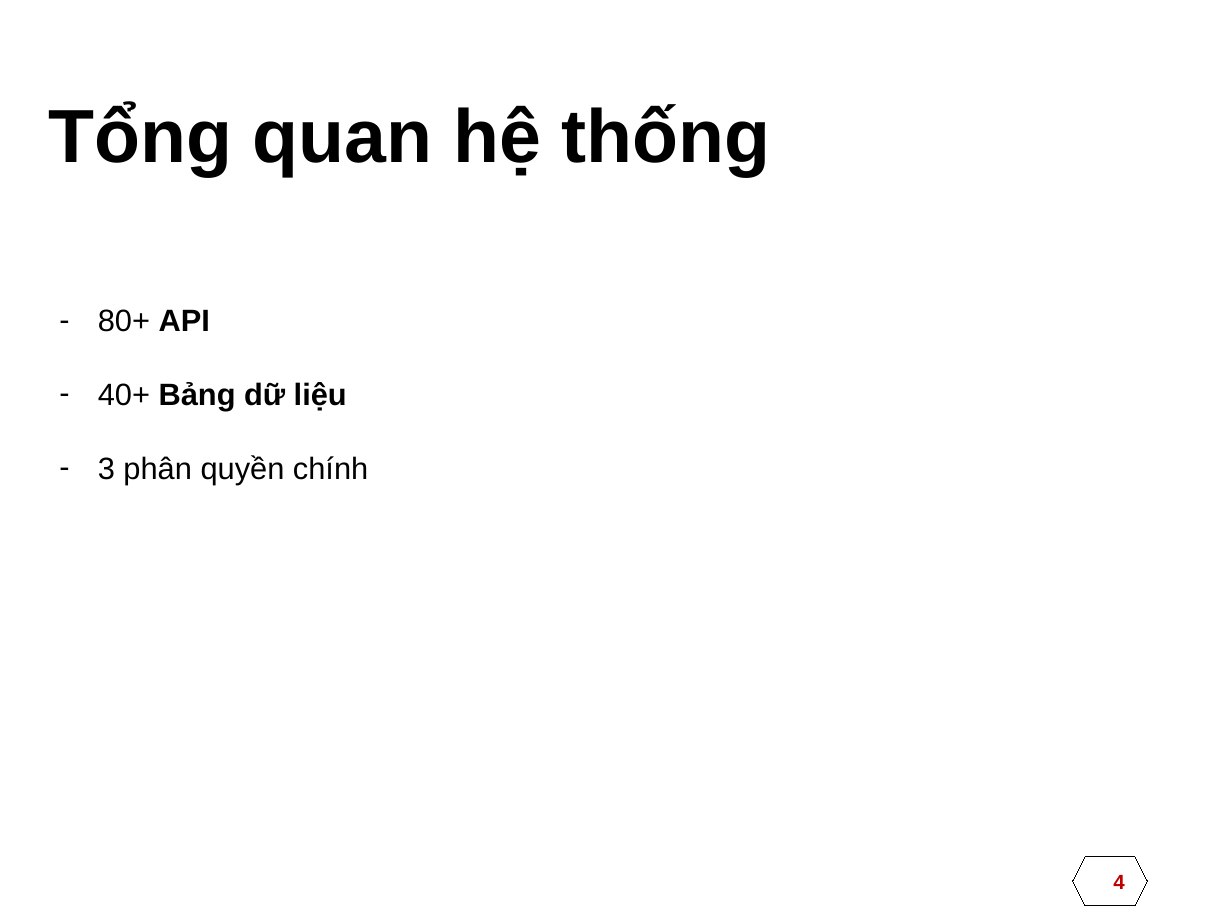
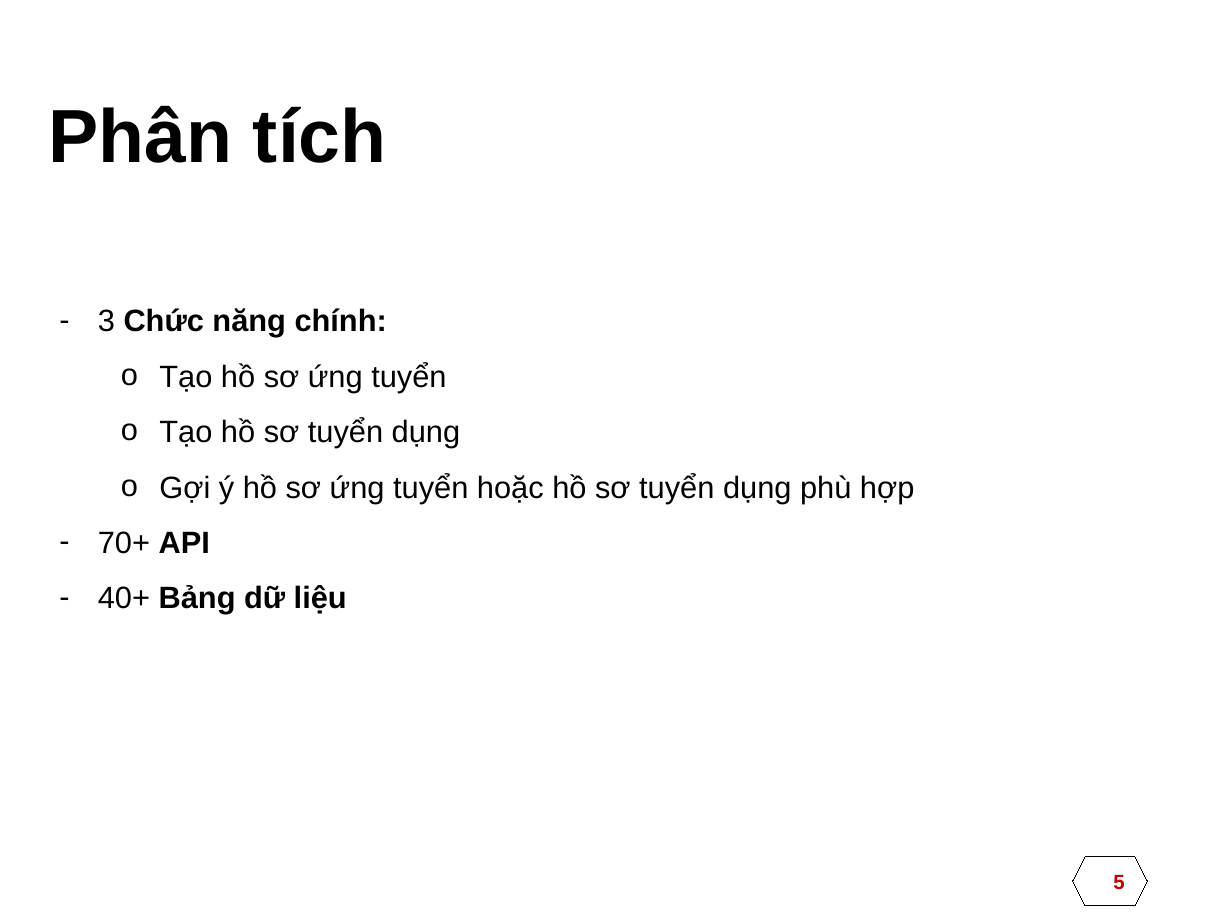
Before and after one commit to huytd-it/itconnect.pw, a slide deck: slide 5 of documents/DATN.pptx (slide 4 before the commit). Drawn at 1232x924 pixels with LibreOffice and Linux fonts; fonts in the diff are those of the drawing; background and template pictures are left out. Boxes give left, top, right and bottom in pixels: in the first picture for what was removed or moved away, otherwise in the second. Text is boxed around its words. In the diff, an @@ line names an element or a change of style, - is before the commit and + after.

```diff
--- a/documents/DATN.pptx
+++ b/documents/DATN.pptx
@@ title at [48, 105, 387, 163]: text changed @@
-Tổng quan hệ thống
+Phân tích
@@ text at [98, 308, 914, 554]: text changed @@
-– 80+ API
+– 3 Chức năng chính:
+  o Tạo hồ sơ ứng tuyển
+  o Tạo hồ sơ tuyển dụng
+  o Gợi ý hồ sơ ứng tuyển hoặc hồ sơ tuyển dụng phù hợp
+– 70+ API
@@ text at [98, 455, 368, 485]: paragraph removed @@
-– 3 phân quyền chính
@@ text at [98, 585, 347, 614]: line spacing 1 to 1.5 @@
@@ page number at [1113, 875, 1124, 889]: text changed @@
-4
+5
```
Also in this commit, not shown: 3 other slides changed, 1 slide added, 3 slides removed, 25 other files.
